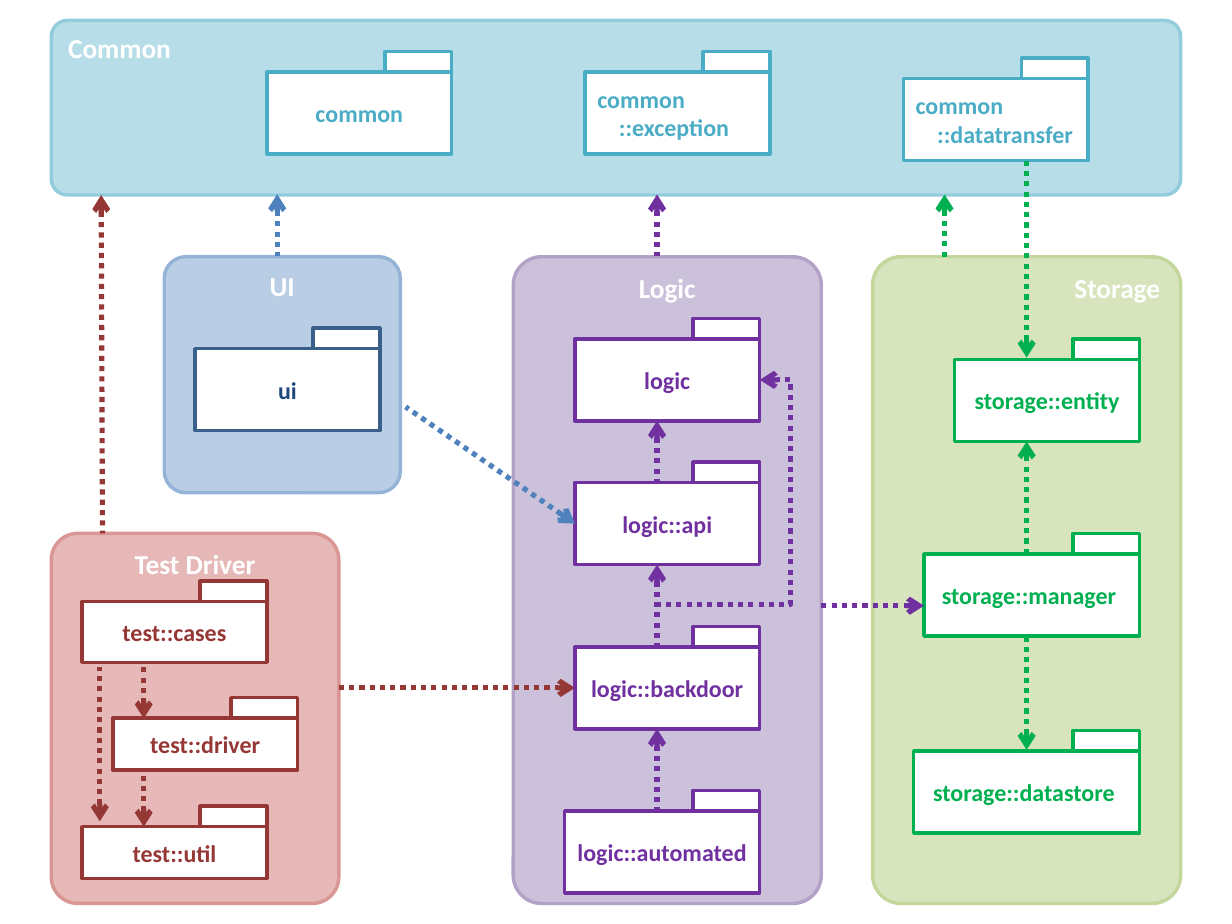
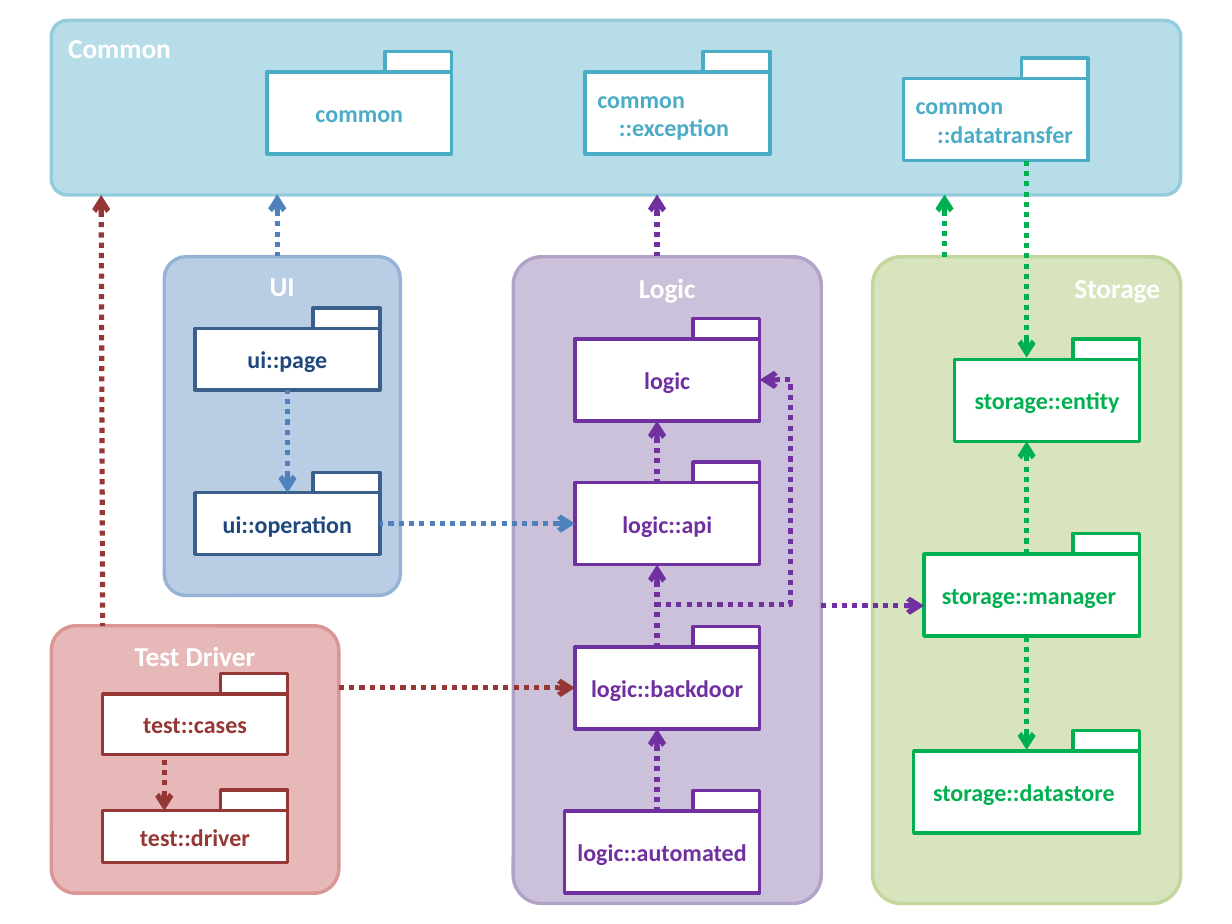
Before and after one commit to TEAMMATES/teammates, a slide deck: slide 1 of doc/diagrams/packageDiagram.pptx. Drawn at 1232x924 pixels with LibreOffice and Linux fonts; fonts in the diff are those of the drawing. Boxes give left, top, right and bottom in pixels: in the first picture for what was removed or moved away, otherwise in the second. Text is boxed around its words. In the diff, an @@ line names an element or a change of style, - is before the commit and + after.

```diff
--- a/doc/diagrams/packageDiagram.pptx
+++ b/doc/diagrams/packageDiagram.pptx
@@ arrow moved from (101, 195) - (102, 533) to (101, 195) - (102, 626) @@
@@ rounded rectangle "UI": place and size @@
-rounded rectangle "UI" at (164,256,400,493)
+rounded rectangle "UI" at (164,256,400,595)
@@ rectangle added at (195,329,379,391), fill #FFFFFF, outline #3A5F8C 2 pt, 14 pt, text #1F497D, bold @@
+ui::page
@@ rectangle added at (313,308,379,329), fill #FFFFFF, outline #3A5F8C 2 pt @@
@@ arrow added from (287, 391) to (287, 493), #4F81BD 3 pt dashed @@
@@ rectangle: place and size @@
-rectangle at (313,328,379,349)
+rectangle at (313,472,379,493)
@@ rectangle "ui::operation": place and size @@
-rectangle "ui::operation" at (195,349,379,431)
+rectangle "ui::operation" at (195,493,379,554)
@@ text in rectangle at (223,516,352,537): text changed @@
-ui
+ui::operation
@@ arrow moved from (575, 524) - (405, 407) to (575, 524) - (379, 524) @@
@@ rounded rectangle "Test Driver": place and size @@
-rounded rectangle "Test Driver" at (52,533,339,903)
+rounded rectangle "Test Driver" at (52,626,339,893)
@@ arrow removed from (100, 668) to (100, 822) @@
@@ rectangle: place and size @@
-rectangle at (200,582,266,602)
+rectangle at (221,674,287,695)
@@ rectangle "test::cases": place and size @@
-rectangle "test::cases" at (83,601,267,662)
+rectangle "test::cases" at (102,694,287,754)
@@ arrow removed from (144, 776) to (144, 827) @@
@@ arrow moved from (144, 668) - (144, 718) to (164, 760) - (164, 811) @@
@@ rectangle removed at (200,806,266,827) @@
@@ rectangle: place and size @@
-rectangle at (232,697,298,718)
+rectangle at (221,790,287,811)
@@ rectangle removed at (83,827,267,878) @@
-test::util
@@ rectangle "test::driver": place and size @@
-rectangle "test::driver" at (113,718,298,770)
+rectangle "test::driver" at (102,811,287,862)
```
Also in this commit, not shown: 11 other files.
